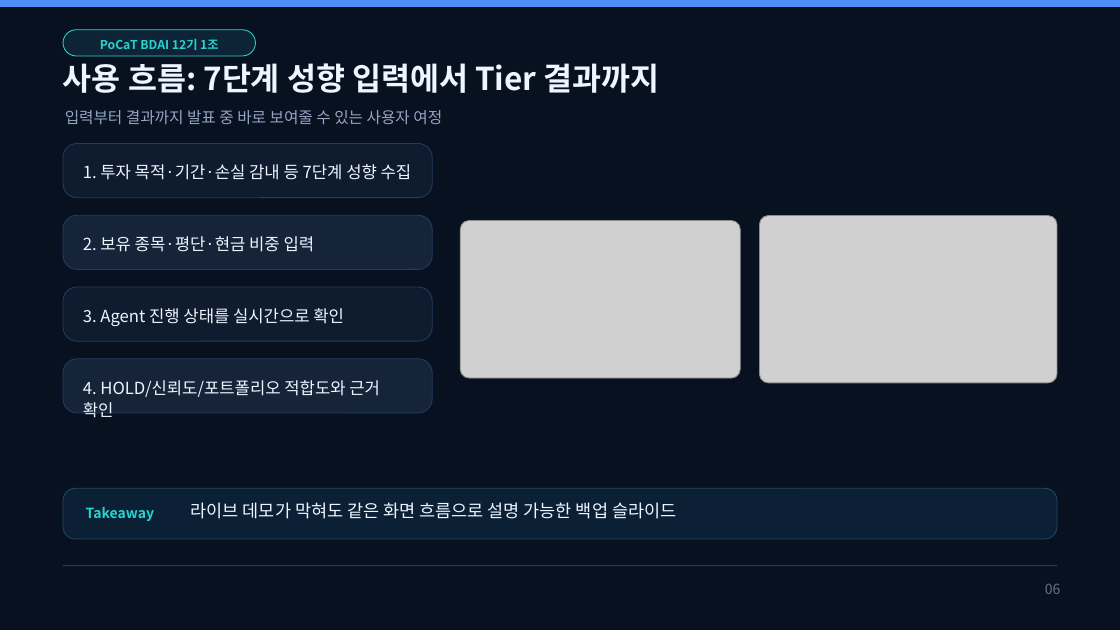
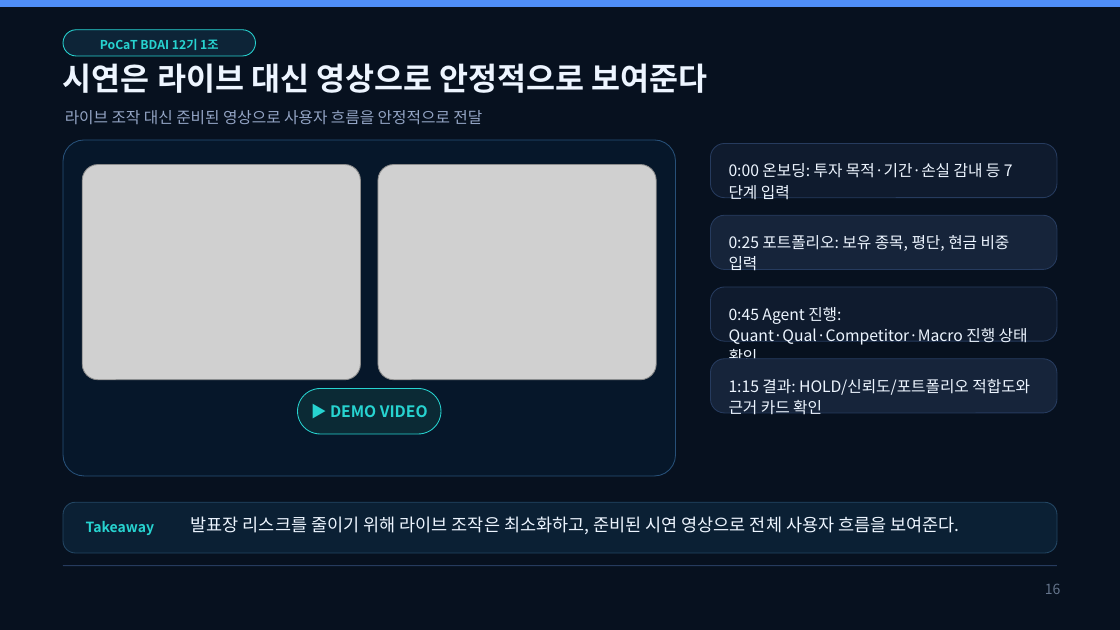
Before and after one commit to mygithub05253/stock-agent, a slide deck: slide 16 of docs/presentation/final_presentation.pptx (slide 6 before the commit). Drawn at 1120x630 pixels with LibreOffice and Linux fonts; fonts in the diff are those of the drawing; grey boxes stand for pictures. Boxes give left, top, right and bottom in pixels: in the first picture for what was removed or moved away, otherwise in the second. Text is boxed around its words. In the diff, an @@ line names an element or a change of style, - is before the commit and + after.

Commit message:
📝 Docs: 최종 발표 자료 Agent 상세 보강

```diff
--- a/docs/presentation/final_presentation.pptx
+++ b/docs/presentation/final_presentation.pptx
@@ text at (x1=63, y1=63, x2=708, y2=93): text changed @@
-사용 흐름: 7단계 성향 입력에서 Tier 결과까지
+시연은 라이브 대신 영상으로 안정적으로 보여준다
@@ text at (x1=65, y1=110, x2=482, y2=124): text changed @@
-입력부터 결과까지 발표 중 바로 보여줄 수 있는 사용자 여정
+라이브 조작 대신 준비된 영상으로 사용자 흐름을 안정적으로 전달
@@ rounded rectangle added at (x1=63, y1=140, x2=676, y2=476), fill #06172A, outline #275078 0.75 pt @@
@@ rounded rectangle "0:00 온보딩: 투자 목적·기간·손실 감내 ..." resized from (x1=63, y1=144, x2=433, y2=198) to (x1=711, y1=144, x2=1057, y2=198) @@
@@ picture resized from (x1=460, y1=220, x2=740, y2=378) to (x1=82, y1=165, x2=360, y2=380) @@
@@ picture resized from (x1=760, y1=216, x2=1057, y2=383) to (x1=378, y1=165, x2=656, y2=380) @@
@@ text in rounded rectangle at (x1=729, y1=163, x2=1000, y2=199): text changed; size 14.2 to 13.5 pt @@
-1. 투자 목적·기간·손실 감내 등 7단계 성향 수집
+0:00 온보딩: 투자 목적·기간·손실 감내 등 7단계 입력
@@ rounded rectangle "0:25 포트폴리오: 보유 종목, 평단, ..." resized from (x1=63, y1=215, x2=433, y2=270) to (x1=711, y1=215, x2=1057, y2=270) @@
@@ text in rounded rectangle at (x1=729, y1=235, x2=1010, y2=271): text changed; size 14.2 to 13.5 pt @@
-2. 보유 종목·평단·현금 비중 입력
+0:25 포트폴리오: 보유 종목, 평단, 현금 비중 입력
@@ rounded rectangle removed at (x1=63, y1=287, x2=433, y2=342) @@
-3. Agent 진행 상태를 실시간으로 확인
@@ rounded rectangle added at (x1=711, y1=287, x2=1057, y2=342), fill #0F1B2E, outline #263B5E 0.75 pt, 13.5 pt, text #EDF5FF @@
+0:45 Agent 진행: Quant·Qual·Competitor·Macro 진행 상태 확인
@@ rounded rectangle "1:15 결과: HOLD/신뢰도/포트폴리오 적합도와 근거 ..." resized from (x1=63, y1=359, x2=433, y2=413) to (x1=711, y1=359, x2=1057, y2=413) @@
@@ rounded rectangle added at (x1=297, y1=388, x2=441, y2=434), fill #0B2A35, outline #27D3D0 0.75 pt @@
@@ text in rounded rectangle at (x1=729, y1=379, x2=1030, y2=414): text changed; size 14.2 to 13.5 pt @@
-4. HOLD/신뢰도/포트폴리오 적합도와 근거 확인
+1:15 결과: HOLD/신뢰도/포트폴리오 적합도와 근거 카드 확인
@@ text added at (x1=330, y1=405, x2=428, y2=417), 13.5 pt, text #27D3D0, bold @@
+▶ DEMO VIDEO
@@ rounded rectangle moved from (x1=63, y1=488, x2=1057, y2=539) to (x1=63, y1=502, x2=1057, y2=553) @@
@@ text removed at (x1=191, y1=502, x2=676, y2=519) @@
-라이브 데모가 막혀도 같은 화면 흐름으로 설명 가능한 백업 슬라이드
@@ text "Takeaway" moved from (x1=86, y1=507, x2=154, y2=521) to (x1=86, y1=521, x2=154, y2=535) @@
@@ text added at (x1=191, y1=516, x2=959, y2=534), 15 pt, text #EDF5FF @@
+발표장 리스크를 줄이기 위해 라이브 조작은 최소화하고, 준비된 시연 영상으로 전체 사용자 흐름을 보여준다.
@@ text at (x1=1045, y1=584, x2=1061, y2=594): text changed @@
-06
+16
```
Also in this commit, not shown: 8 other slides changed, 7 slides added, 2 slides removed, 6 other files.
